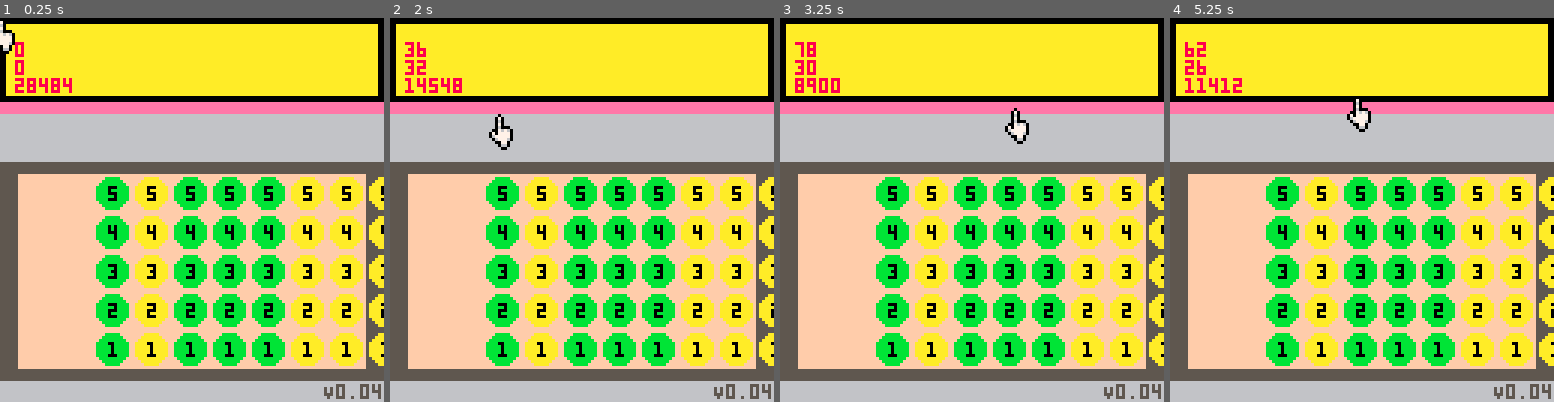
Above: before the commit, frames 1-4 (left to right).
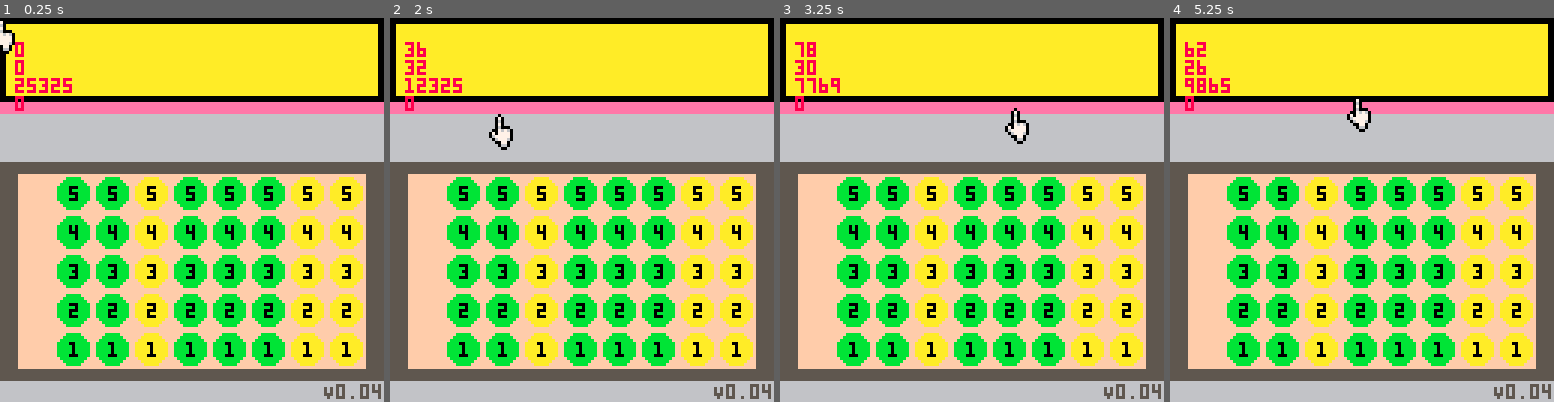
Above: after the commit, the same moments.

Repository: jan-Kulpas/pico8-addamatic
Game: PICO-8 cartridge addamatic.p8
Two runs of this game, one before a commit and one after it. Both use one fixed random seed, a clock stepped at 60 frames per second and the inputs below.
Inputs (mouse positions are in pixels of both pictures, inside the frame that each line leads up to):
- Up to frame 1 (0.25 s): no input
- Up to frame 2 (2 s): tap X (X key) at 0.33, 1.07, 1.85 s; click (670, 121) at 0.67 s; tap O (Z key) at 0.7, 1.7 s; click (436, 267) at 1.22 s; hold Right from 1.6 s (still down); click (497, 114) at 1.77 s
- Up to frame 3 (3.25 s): release Right at 2.1 s; tap O (Z key) at 2.1, 2.5, 2.9 s; hold Up 2.15-2.42 s; click (952, 259) at 2.32 s; hold Right 2.47-3.03 s; click (1014, 106) at 2.87 s; tap X (X key) at 2.97 s; hold Left from 3.08 s (still down)
- Up to frame 4 (5.25 s): tap O (Z key) every 0.4 s from 3.3 to 4.9 s; click (1465, 256) at 3.42 s; release Left at 3.58 s; hold Down 3.63-3.97 s; click (1231, 102) at 3.97 s; hold Right 4.02-4.68 s; tap X (X key) at 4.08, 5.2 s; click (1292, 248) at 4.52 s; hold Up 4.73-5.03 s; click (1354, 94) at 5.07 s; hold Left from 5.08 s (still down)

The runs differ from the first frame. In frame 1, 4.4% of the frame differs, in the area x 3-100%, y 15-91%; in frame 2, 4.4%; in frame 3, 4.4%; in frame 4, 4.6%.

Commit message:
buttons add numbers together but the number display doesnt exist yet

Diff:
--- a/addamatic.p8
+++ b/addamatic.p8
@@ -14,6 +14,8 @@
 	pmb,mb=0,0
 	btn_c=nil
 
+	sum=0
+
 
 	--create buttons
 	buttons={}
@@ -35,7 +37,7 @@
 	if click then
 		btn_c=btn_closest()
 		if btn_c.hover then
-			print(":)")
+			perform_btn_click(btn_c)
 		else
 			btn_c=nil
 		end
@@ -54,6 +56,7 @@
 	debug[2]=my
 	local a,b=btn_xy(buttons[1])
 	debug[3]=dist(a,b,mx,my)
+	debug[4]=tostr(sum,2)
 end
 
 function _draw()
@@ -64,11 +67,7 @@
 
 	--draw buttons
 	for b in all(buttons) do
-		local x,y=btn_xy(b)
-		local c=btn_color(b)
-		if(b==btn_c) y+=1
-		circfill(x,y,5,c)
-		print(b.y,x-1,y-2,0)
+		draw_button(b)
 	end
 
 	--draw mouse
@@ -100,6 +99,10 @@
 			b.hover = false
 		end
 	end
+end
+
+function perform_btn_click(b)
+	sum += b.y*bspot(b.x)
 end
 -->8
 --graphics
@@ -119,6 +122,14 @@
 	--margins
 	rect2(0,28,128,4,14)
 end
+
+function draw_button(b)
+	local x,y=btn_xy(b)
+	local c=btn_color(b)
+	if(b==btn_c) y+=1
+	circfill(x,y,5,c)
+	print(b.y,x-1,y-2,0)
+end
 -->8
 --helpers
 
@@ -129,7 +140,7 @@
 
 --return button center based on id
 function btn_xy(b)
-	return 128-b.x*13, 123-b.y*13
+	return 115-b.x*13, 123-b.y*13
 end
 
 --return color of a button
@@ -137,7 +148,7 @@
 --2*position+hover
 function btn_color(b)
 	local colors={[0]=11,3,10,9}
-	local p=(b.x<3 or b.x==6) and 2 or 0
+	local p=(b.x<2 or b.x==5) and 2 or 0
 	return colors[tonum(b.hover)+p]
 end
 
@@ -147,7 +158,6 @@
 	for b in all(buttons) do
 		local x,y=btn_xy(b)
 		d=dist(x,y,mx,my)
-		log(d)
 		if d<bd then
 			bd=d
 			best=b
@@ -163,6 +173,16 @@
 			rect(x*8,y*8,x*8+7,y*8+7,(x+y)%2==0 and 2 or 13)
 		end
 	end
+end
+
+--bit-shifted power of ten
+function bspot(x)
+	local r=1>>16
+	for i=0,x-1 do
+		r*=10
+	end
+	log(r)
+	return r
 end
 
 --literally dist
